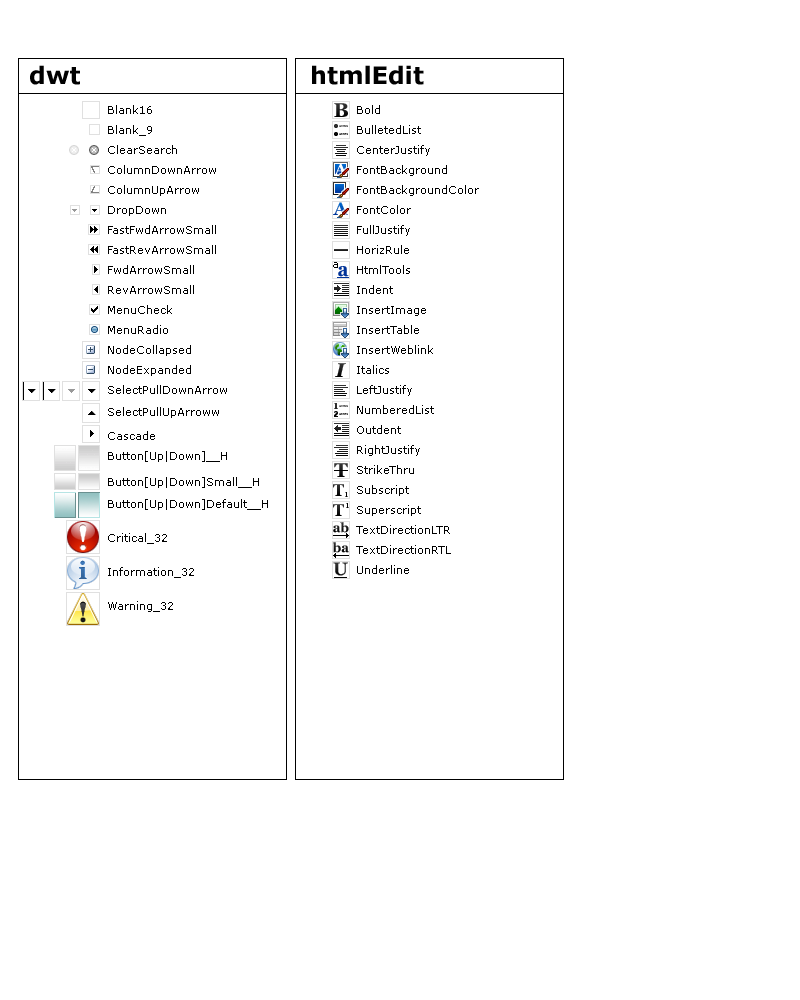
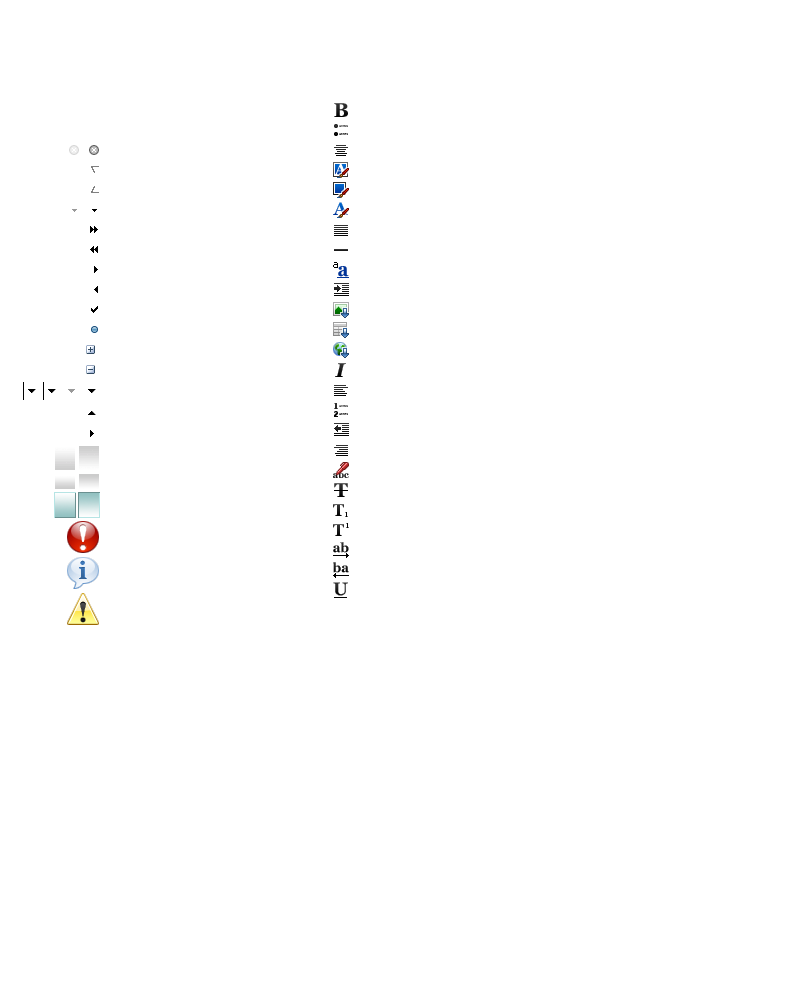
Revision of a layered 800 x 1000 image; what changed, layer by layer:
painted on "icon" over box(22, 101, 350, 626)
hid group "bg" (1st of 2) (5 layers) over box(18, 58, 564, 780)
painted on "htmlEdit text" over box(356, 465, 451, 574)
